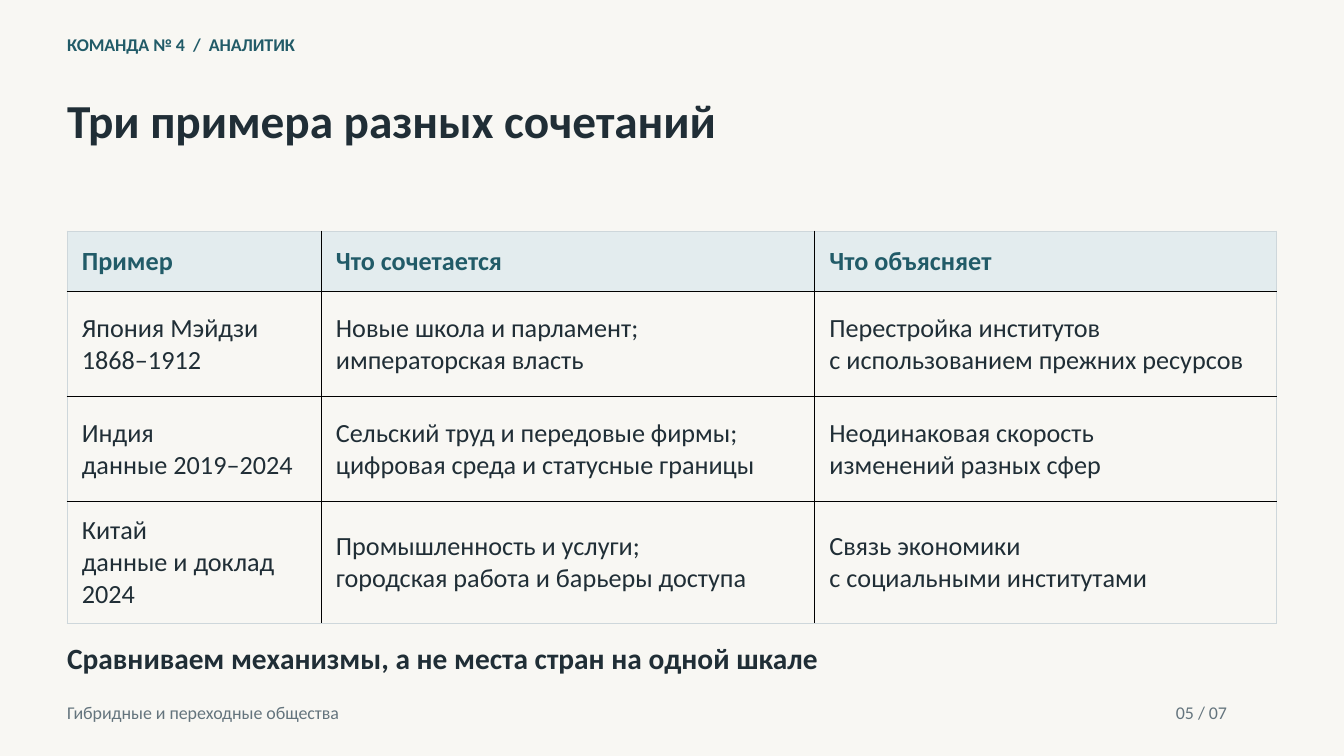
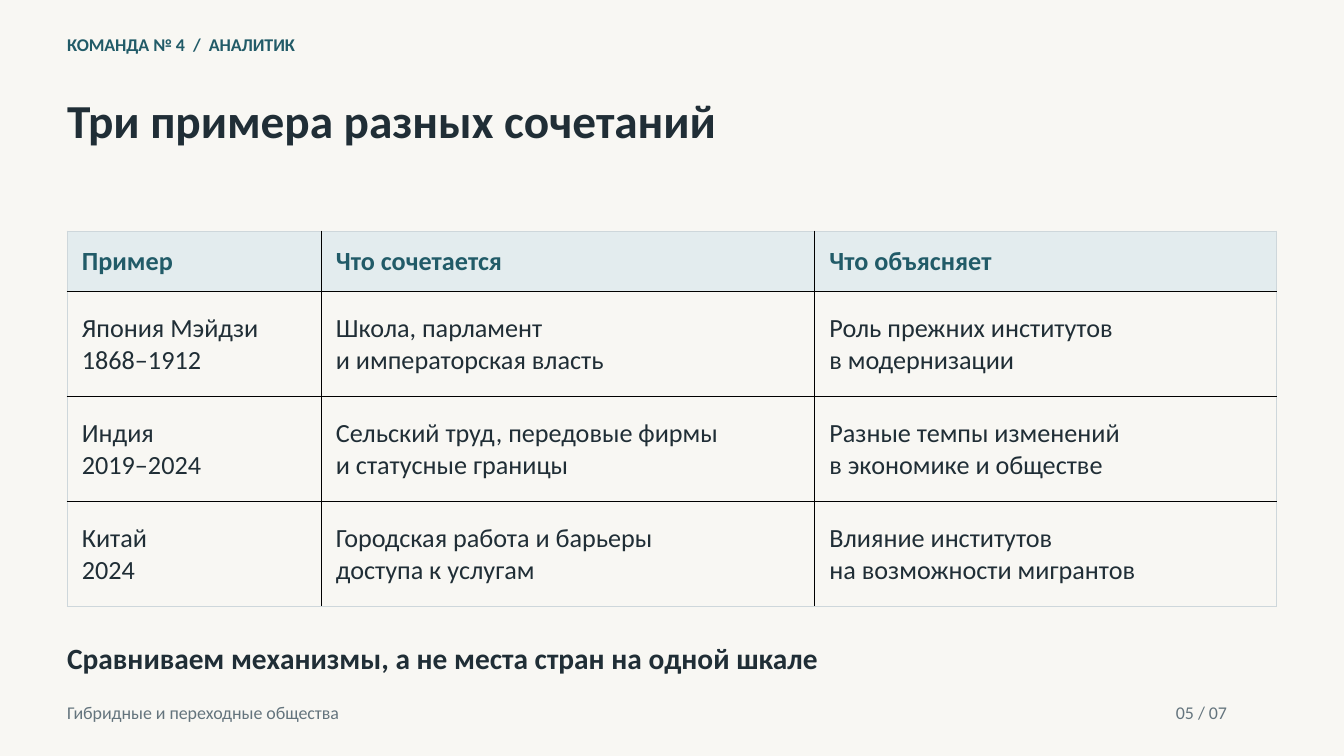
Before and after one commit to TAskMAster339/sociology, a slide deck: slide 5 of output/08 Гибридные и переходные общества.pptx. Drawn at 1344x756 pixels with LibreOffice and Linux fonts; fonts in the diff are those of the drawing. Boxes give left, top, right and bottom in pixels: in the first picture for what was removed or moved away, otherwise in the second. Text is boxed around its words. In the diff, an @@ line names an element or a change of style, - is before the commit and + after.

```diff
--- a/output/08 Гибридные и переходные общества.pptx
+++ b/output/08 Гибридные и переходные общества.pptx
@@ table at [68,231,1277,609] @@
-row 2, column 2: Новые школа и парламент; / императорская власть
+row 2, column 2: Школа, парламент / и императорская власть
-row 2, column 3: Перестройка институтов / с использованием прежних ресурсов
+row 2, column 3: Роль прежних институтов / в модернизации
-row 3: Индия / данные 2019–2024 | Сельский труд и передовые фирмы; / цифровая среда и статусные границы | Неодинаковая скорость / изменений разных сфер
+row 3: Индия / 2019–2024 | Сельский труд, передовые фирмы / и статусные границы | Разные темпы изменений / в экономике и обществе
-row 4: Китай / данные и доклад 2024 | Промышленность и услуги; / городская работа и барьеры доступа | Связь экономики / с социальными институтами
+row 4: Китай / 2024 | Городская работа и барьеры / доступа к услугам | Влияние институтов / на возможности мигрантов
```
Also in this commit, not shown: 1 other slide changed, 11 other files.
